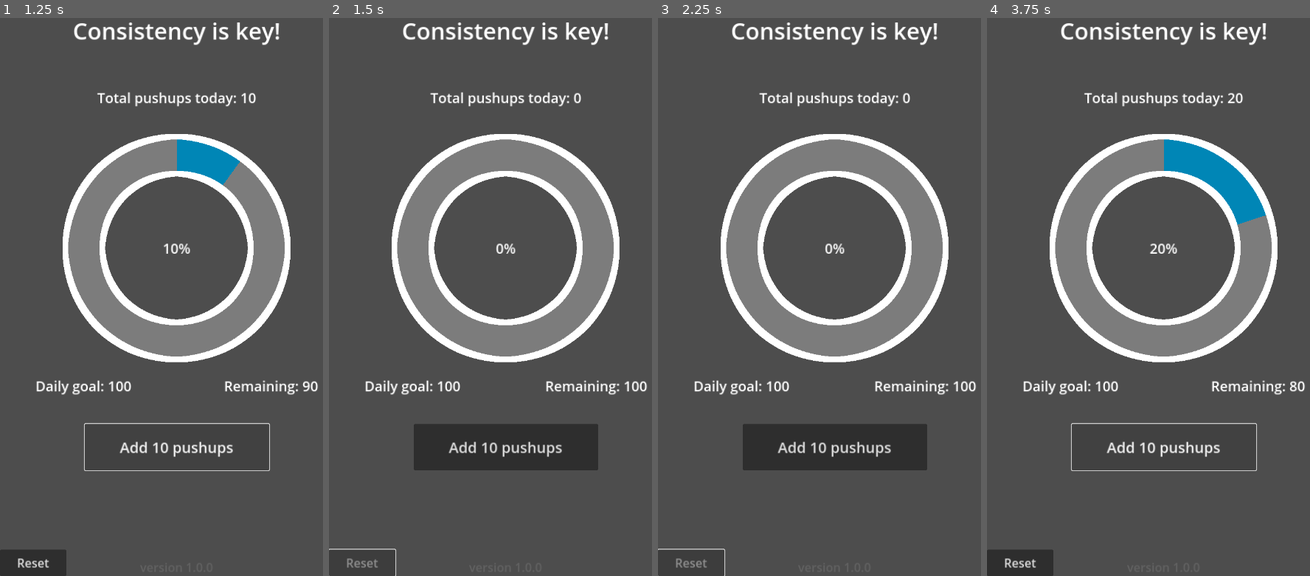
Above: before the commit, frames 1-4 (left to right).
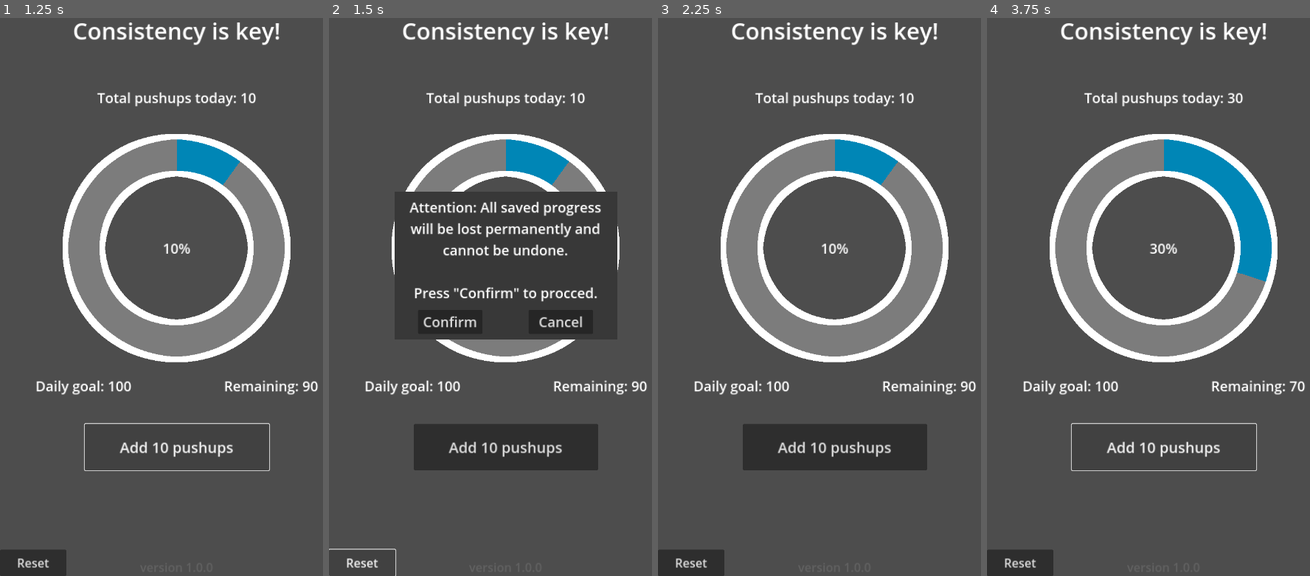
Above: after the commit, the same moments.

Repository: Vandreic/PushupProgression
Game: Godot game, scene res://src/main/main.tscn
The game is run twice, just before and just after one commit, with the same random seed, the same clock (stepped at 60 frames per second) and the same inputs.
Inputs (mouse positions are in pixels of both pictures, inside the frame that each line leads up to):
- Up to frame 1 (1.25 s): click "Add 10 pushups" at 0.5 s
- Up to frame 2 (1.5 s): click "Reset" at 1.25 s
- Up to frame 3 (2.25 s): click (890, 319) at 2 s, where only the run after the commit has a clickable "Cancel"
- Up to frame 4 (3.75 s): click "Add 10 pushups" at 2.75 s; click "Add 10 pushups" at 3.5 s

Frame 1 is identical in both runs. In frame 2, 12% of the frame differs, in the area x 5-96%, y 13-99%; in frame 3, 2.1%; in frame 4, 1.1%.

Commit message:
Added Reset Confirmation Popup
Added a confirmation popup box for resetting saved progression.

Diff:
--- a/src/ui/popup_confirm_box/popup_confirm_box.tscn
+++ b/src/ui/popup_confirm_box/popup_confirm_box.tscn
@@ -5,12 +5,20 @@
 [node name="PopupConfirmBox" type="CanvasLayer"]
 script = ExtResource("1_0xlnq")
 
+[node name="FullWindow" type="Control" parent="."]
+layout_mode = 3
+anchors_preset = 15
+anchor_right = 1.0
+anchor_bottom = 1.0
+grow_horizontal = 2
+grow_vertical = 2
+
 [node name="BoxWindow" type="ColorRect" parent="."]
 anchors_preset = -1
 anchor_left = 0.185
 anchor_top = 0.35
 anchor_right = 0.815
-anchor_bottom = 0.5
+anchor_bottom = 0.6
 size_flags_vertical = 3
 color = Color(0.22, 0.22, 0.22, 1)
 
@@ -18,19 +26,24 @@
 unique_name_in_owner = true
 layout_mode = 1
 anchors_preset = -1
-anchor_right = 1.0
-anchor_bottom = 0.65
+anchor_left = 0.025
+anchor_right = 0.975
+anchor_bottom = 0.8
+grow_horizontal = 2
+size_flags_vertical = 6
 theme_override_font_sizes/font_size = 30
 text = "Press \"Confirm\" to procced."
 horizontal_alignment = 1
 vertical_alignment = 1
+autowrap_mode = 2
 
 [node name="HBoxContainer" type="HBoxContainer" parent="BoxWindow"]
 layout_mode = 1
 anchors_preset = -1
-anchor_top = 0.65
+anchor_top = 0.8
 anchor_right = 1.0
-anchor_bottom = 0.9
+anchor_bottom = 0.95
+size_flags_vertical = 8
 theme_override_constants/separation = 100
 alignment = 1
 
--- a/src/ui/popup_confirm_box/popup_confirm_box_manager.gd
+++ b/src/ui/popup_confirm_box/popup_confirm_box_manager.gd
@@ -1,12 +1,12 @@
 ## Popup Confirm Box Manager Script.
-##
-## [br]
 ##
 ## This script controls the behavior of a popup confirm box. [br]
 ##
 ## [br]
 ##
 ## Path: [code]res://src/ui/popup_confirm_box/popup_confirm_box_manager.gd[/code]
+
+#TODO: Dynamically adjust box size based on info text size
 
 
 class_name PopupConfirmBoxManager
@@ -21,15 +21,43 @@
 ## Cancel button.
 @onready var cancel_button: Button = %CancelButton
 
+## Signal: Emits when [member PopupConfirmBoxManager.confirm_button] pressed
+signal confirm_button_pressed
+
+## Signal: Emits when [member PopupConfirmBoxManager.cancel_button] pressed
+signal cancel_button_pressed
 
 
+## Update information text inside box.
+func update_text(text: String) -> void:
+	info_text_label.text = text	+ "\n\n" + "Press \"Confirm\" to procced."
+
+
+## Close popup confirm box (Removes scene from tree).
+func close_popup_box() -> void:
+	# Delete scene from tree
+	get_parent().remove_child(self)
+	queue_free()
+
+
+## On [member PopupConfirmBoxManager.cancel_button] pressed.
+func _on_cancel_button_pressed() -> void:
+	# Emit button signal
+	cancel_button_pressed.emit()
+	# Close popup box
+	close_popup_box()
+
+
+## On [member PopupConfirmBoxManager.confirm_button] pressed.
+func _on_confirm_button_pressed() -> void:
+	# Emit button signal
+	confirm_button_pressed.emit()
+	# Close popup box
+	close_popup_box()
 
 
 # Called when the node enters the scene tree for the first time.
 func _ready() -> void:
-	pass # Replace with function body.
-
-
-# Called every frame. 'delta' is the elapsed time since the previous frame.
-func _process(delta: float) -> void:
-	pass
+	# Connect pressed button signals
+	cancel_button.pressed.connect(_on_cancel_button_pressed)
+	confirm_button.pressed.connect(_on_confirm_button_pressed)
--- a/src/ui/ui_manager.gd
+++ b/src/ui/ui_manager.gd
@@ -63,15 +63,23 @@
 
 
 ## On [member UIManager.reset_progression_button] pressed.
-func _on_reset_progression_button() -> void:
-	# Check if any sessions
-	if GlobalVariables.total_pushups_sessions > 0:
-		# Reset progression data
-		get_tree().call_group("save_system", "reset_date")
-		# Update UI
-		update_ui()
-	else:
-		print("Error: No progress to reset.")
+func _on_reset_progression_button_pressed() -> void:
+	# Instantiate popup box scene
+	var box: CanvasLayer = load("res://src/ui/popup_confirm_box/popup_confirm_box.tscn").instantiate()
+	# Add scene to tree (Needed before modifying)
+	get_parent().get_parent().add_child(box)
+	# Update popup box text
+	box.update_text("Attention: All saved progress will be lost permanently and cannot be undone.")
+	# Connect to confirm button signal
+	box.confirm_button_pressed.connect(_on_reset_progression_button_confirm)
+
+
+## On [member UIManager.reset_progression_button] confirm.
+func _on_reset_progression_button_confirm() -> void:
+	# Reset progression data
+	get_tree().call_group("save_system", "reset_date")
+	# Update UI
+	update_ui()
 
 
 ## Update progress bar.
@@ -149,4 +157,4 @@
 
 	# Connect pressed button signals
 	add_pushups_button.pressed.connect(_on_add_pushups_button_pressed)
-	reset_progression_button.pressed.connect(_on_reset_progression_button)
+	reset_progression_button.pressed.connect(_on_reset_progression_button_pressed)
Not shown, changed: .gitattributes
